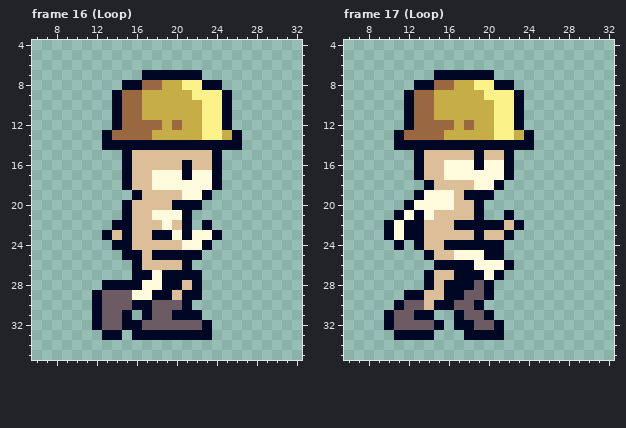
Two states of a pixel-art file, assets/aseprite files/Knight.aseprite. The picture above is the old version.
36x36 pixels, 22 frames. Shown: frame 16 (Loop): x 6..32, y 4..35; frame 17 (Loop): x 6..32, y 4..35. The commit also changed other frames, which this record leaves out.
And afterwards:
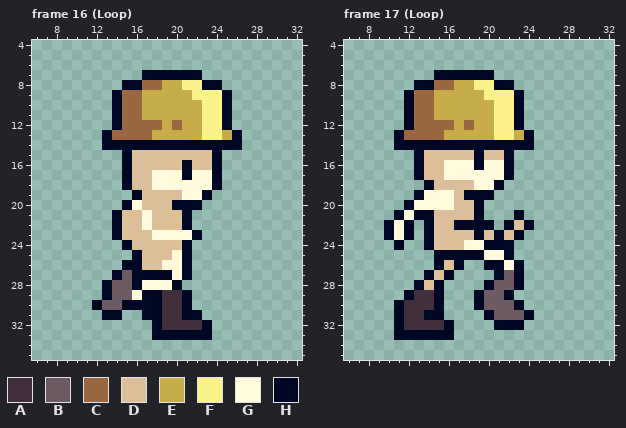
Palette (. is transparent): A #412f3d  B #6d5b63  C #996841  D #dcbf99  E #c6ad47  F #fcf28a  G #fffbdc  H #000725
What changed:
{"change": "layer \"V2 Copy\" now hidden"}
{"change": "layer \"V2 Copy Copy\" added"}
{"where": "frame 16 (Loop)"}
{"frame":16,"y":20,"x":16,"old":"D","new":"G"}
{"frame":16,"y":21,"x":14,"old":".H","new":"HD"}
{"frame":16,"y":21,"x":17,"old":"DGGG","new":"GDDD"}
{"frame":16,"y":22,"x":15,"old":"H","new":"D"}
{"frame":16,"y":22,"x":17,"old":"D","new":"G"}
{"frame":16,"y":22,"x":19,"old":"G","new":"D"}
{"frame":16,"y":22,"x":23,"old":"H","new":"."}
{"frame":16,"y":23,"x":13,"old":"HDH","new":".HD"}
{"frame":16,"y":23,"x":18,"old":"HH","new":"GG"}
{"frame":16,"y":23,"x":21,"old":"HGGH","new":"GH.."}
{"frame":16,"y":24,"x":14,"old":"H","new":"."}
{"frame":16,"y":24,"x":21,"old":"GGH","new":"H.."}
{"frame":16,"y":25,"x":15,"old":"H","new":"."}
{"frame":16,"y":25,"x":18,"old":"HHH","new":"DDG"}
{"frame":16,"y":25,"x":22,"old":"H","new":"."}
{"frame":16,"y":26,"x":15,"old":".","new":"H"}
{"frame":16,"y":26,"x":19,"old":"DD","new":"GG"}
{"frame":16,"y":27,"x":14,"old":"..","new":"HB"}
{"frame":16,"y":27,"x":18,"old":"G","new":"H"}
{"frame":16,"y":27,"x":20,"old":"H","new":"G"}
{"frame":16,"y":27,"x":22,"old":"H","new":"."}
{"frame":16,"y":28,"x":14,"old":"HH","new":"BB"}
{"frame":16,"y":28,"x":19,"old":"H","new":"G"}
{"frame":16,"y":28,"x":21,"old":"DH","new":".."}
{"frame":16,"y":29,"x":12,"old":"HB","new":".H"}
{"frame":16,"y":29,"x":17,"old":"G","new":"H"}
{"frame":16,"y":29,"x":19,"old":"HD","new":"AA"}
{"frame":16,"y":29,"x":22,"old":"H","new":"."}
{"frame":16,"y":30,"x":15,"old":"B","new":"H"}
{"frame":16,"y":30,"x":18,"old":"BBB","new":"HAA"}
{"frame":16,"y":31,"x":12,"old":"HBBH","new":".HH."}
{"frame":16,"y":31,"x":18,"old":"BBH","new":"HAA"}
{"frame":16,"y":32,"x":12,"old":"HBBHHBBBBBB","new":"......HAAAA"}
{"frame":16,"y":33,"x":13,"old":"HH","new":".."}
{"frame":16,"y":33,"x":16,"old":"HH","new":".."}
{"where": "frame 17 (Loop)"}
{"frame":17,"y":21,"x":14,"old":"G","new":"H"}
{"frame":17,"y":21,"x":22,"old":"H.","new":".H"}
{"frame":17,"y":22,"x":13,"old":"HD","new":".H"}
{"frame":17,"y":22,"x":21,"old":"HDH.","new":".HDH"}
{"frame":17,"y":23,"x":13,"old":"HD","new":".H"}
{"frame":17,"y":23,"x":21,"old":"DH.","new":"HDH"}
{"frame":17,"y":24,"x":13,"old":"HD","new":".H"}
{"frame":17,"y":24,"x":16,"old":"HHHH","new":"DDGG"}
{"frame":17,"y":24,"x":22,"old":".","new":"H"}
{"frame":17,"y":25,"x":14,"old":"HDDGGGHH.","new":".HHHHHGGH"}
{"frame":17,"y":26,"x":16,"old":"H","new":"D"}
{"frame":17,"y":26,"x":18,"old":"HGGGH.","new":"..HHGH"}
{"frame":17,"y":27,"x":16,"old":"DHHHG","new":"H...."}
{"frame":17,"y":27,"x":22,"old":"..","new":"BH"}
{"frame":17,"y":28,"x":13,"old":".HDHHHB","new":"HDH...."}
{"frame":17,"y":28,"x":21,"old":"...","new":"BBH"}
{"frame":17,"y":29,"x":13,"old":"HDDHHBBH..","new":"AAH...HBBH"}
{"frame":17,"y":30,"x":12,"old":"BBD","new":"AAA"}
{"frame":17,"y":30,"x":16,"old":"HBB","new":"..."}
{"frame":17,"y":30,"x":20,"old":"....","new":"BBBH"}
{"frame":17,"y":31,"x":10,"old":"HBBH","new":".HAA"}
{"frame":17,"y":31,"x":15,"old":".","new":"H"}
{"frame":17,"y":31,"x":17,"old":"HBB","new":"..."}
{"frame":17,"y":31,"x":21,"old":"....","new":"BBBH"}
{"frame":17,"y":32,"x":10,"old":"HBBBBH.HHBB","new":".HAAAAH...."}
{"frame":17,"y":32,"x":22,"old":"..","new":"HH"}
{"frame":17,"y":33,"x":15,"old":"..","new":"HH"}
{"frame":17,"y":33,"x":18,"old":"HHHH","new":"...."}
{"label":"changed","picture_box":[92,200,222,340]}
{"label":"changed","picture_box":[384,210,534,340]}
